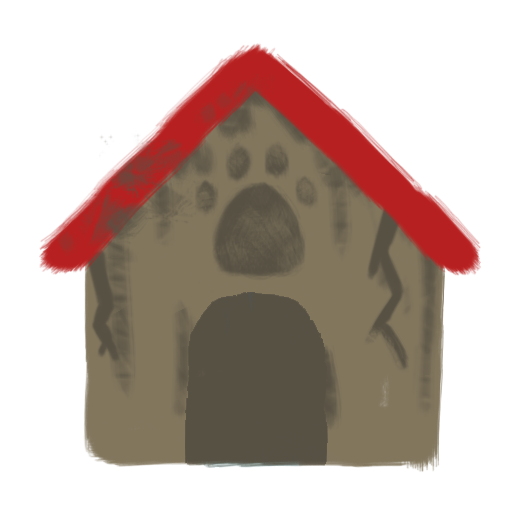
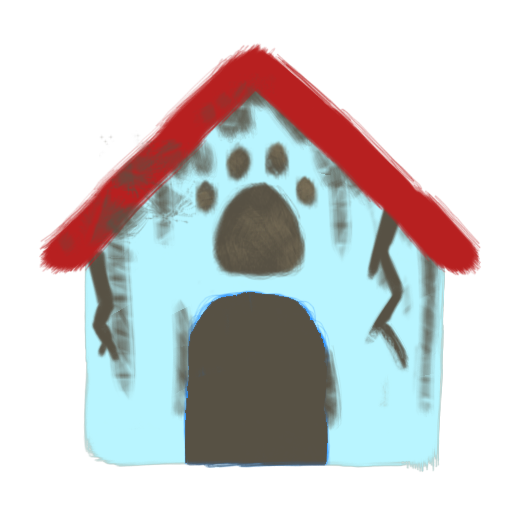
Layer changes from the first 512x512 image to the second:
showed "Capa 6 copia" over [83, 90, 445, 472]
